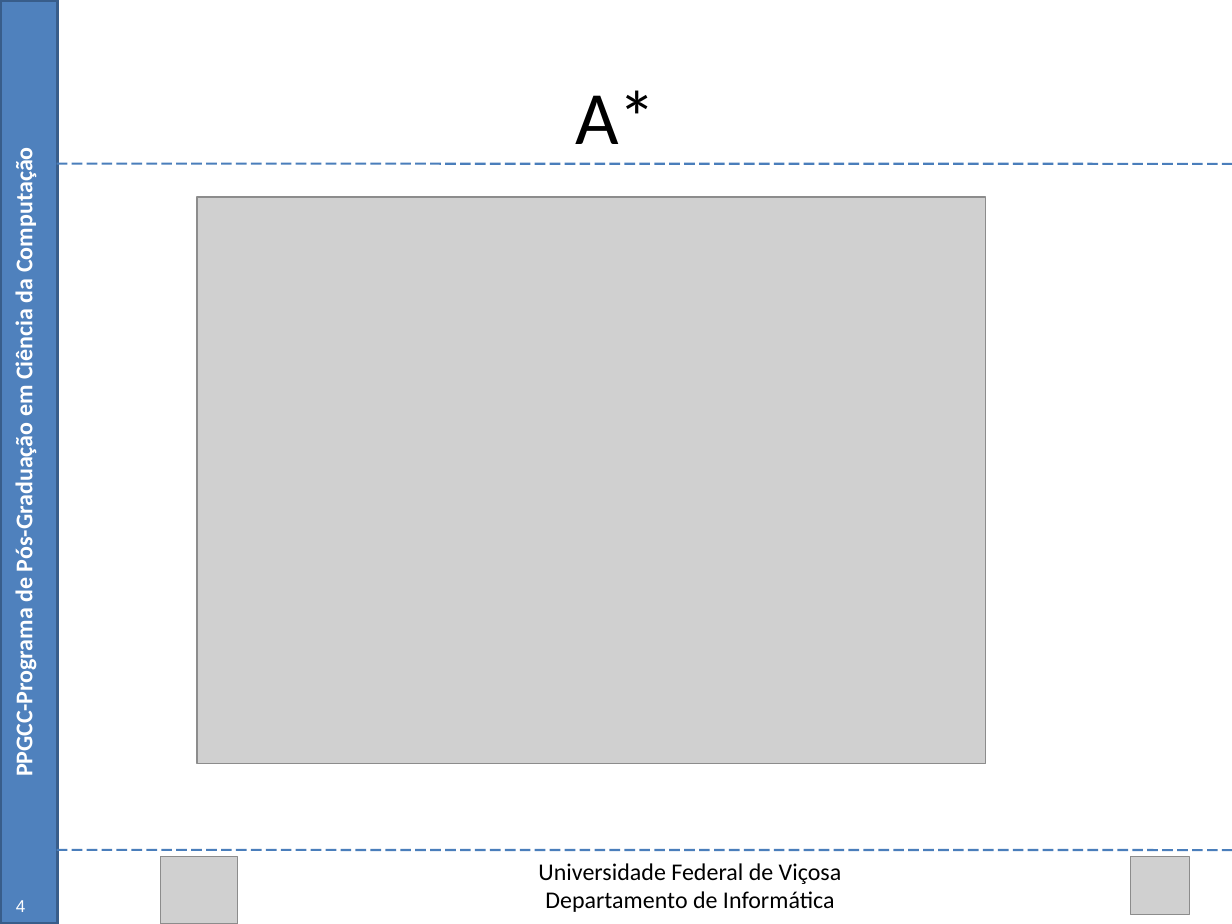
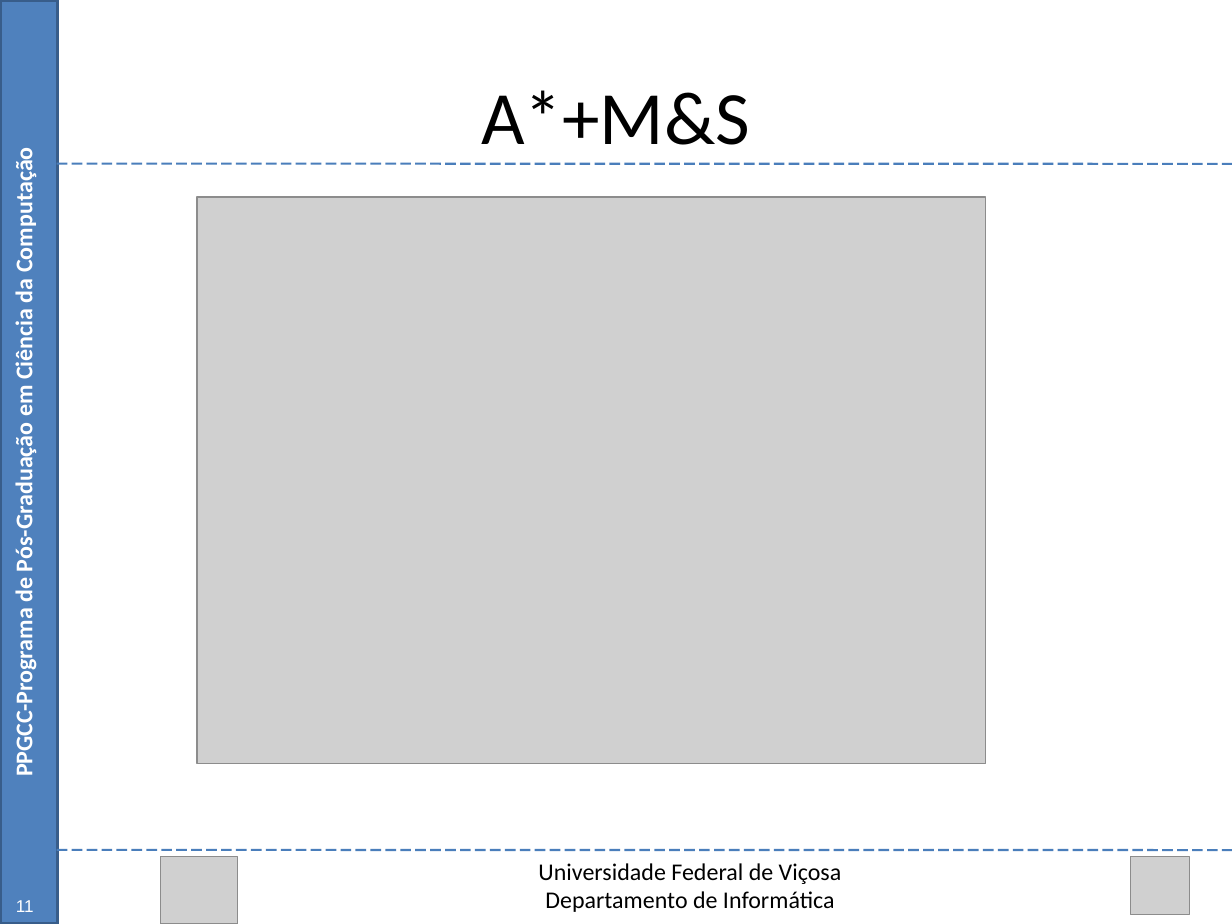
Before and after one commit to Marvinsky/research-marvin, a slide deck: slide 11 of latex/odp/dissertation_v4.odp (slide 4 before the commit). Drawn at 1232x924 pixels with LibreOffice and Linux fonts; fonts in the diff are those of the drawing; grey boxes stand for pictures. Boxes give left, top, right and bottom in pixels: in the first picture for what was removed or moved away, otherwise in the second. Text is boxed around its words. In the diff, an @@ line names an element or a change of style, - is before the commit and + after.

```diff
--- a/latex/odp/dissertation_v4.odp
+++ b/latex/odp/dissertation_v4.odp
@@ text at (481, 90, 750, 145): text changed @@
-A*
+A*+M&S
@@ page number at (16, 900, 34, 912): text changed @@
-4
+11
```
Also in this commit, not shown: 11 other slides changed, 7 slides added.
